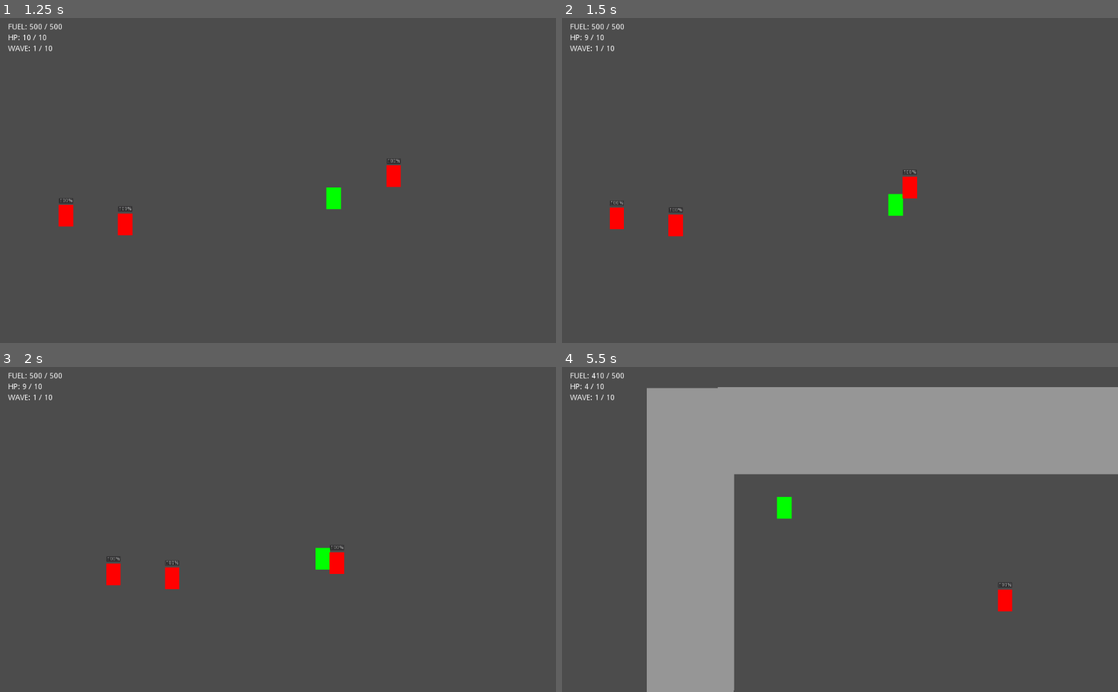
Above: before the commit, frames 1-4 (two rows, left to right).
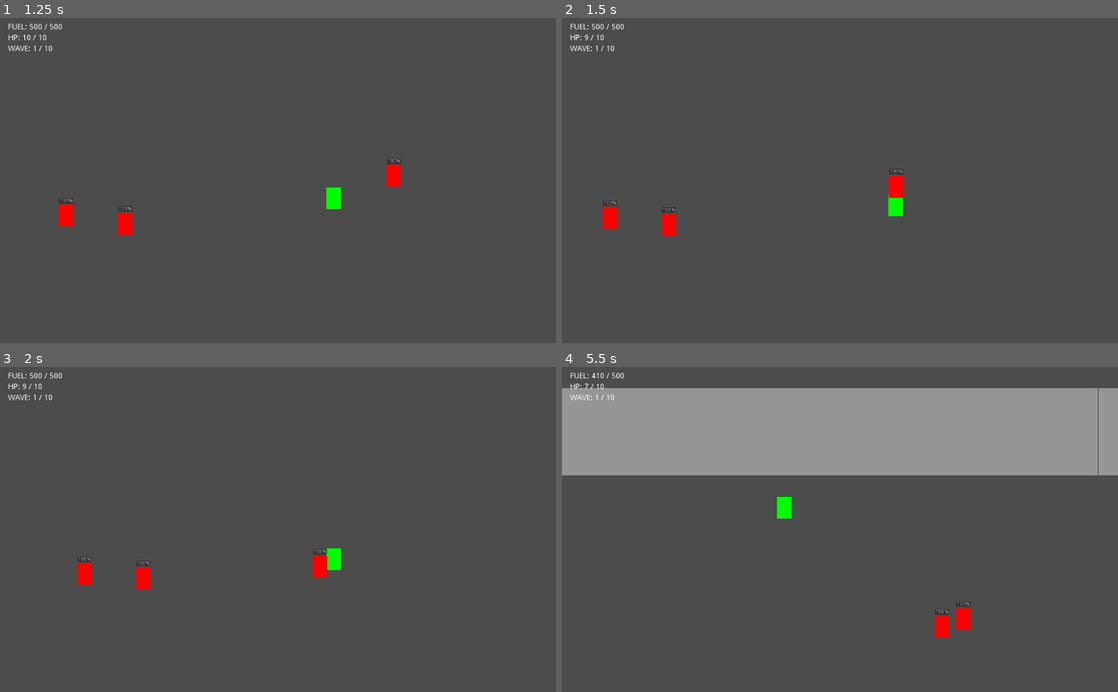
Above: after the commit, the same moments.

Repository: deengames/abu-hamid-x
Game: Godot game, scene res://prototype/Main.tscn
The game is run twice, just before and just after one commit, with the same random seed, the same clock (stepped at 60 frames per second) and the same inputs.
Inputs (mouse positions are in pixels of both pictures, inside the frame that each line leads up to):
- Up to frame 1 (1.25 s): tap Enter at 0.5 s; move the mouse to (400, 164) at 0.52 s; hold D (move_right) from 0.53 s (still down); click (400, 164) at 0.6 s; tap Space (jump) at 0.77 s
- Up to frame 2 (1.5 s): move the mouse to (728, 196) at 1.27 s; release D (move_right) at 1.28 s; hold S (move_down) from 1.28 s (still down); tap Shift (boost) at 1.35 s
- Up to frame 3 (2 s): keep holding S (move_down); tap Space (jump) at 1.52 s
- Up to frame 4 (5.5 s): move the mouse to (895, 458) at 2.02 s; release S (move_down) at 2.03 s; hold D (move_right) 2.03-2.78 s; tap Ctrl (toggle_jetpack) at 2.1, 5.1 s; move the mouse to (812, 594) at 2.77 s; hold W (move_up) 2.78-3.53 s; tap E at 2.85 s; click (812, 594) at 2.92 s; tap Space (jump) at 3.02, 3.77, 4.52 s; move the mouse to (1006, 578) at 3.52 s; hold A (move_left) 3.53-5.03 s; click (1006, 578) at 3.6 s; move the mouse to (673, 480) at 4.27 s; tap Shift (boost) at 4.35 s; move the mouse to (867, 529) at 5.02 s; hold S (move_down) from 5.03 s (still down); click (867, 529) at 5.17 s

Frame 1 is identical in both runs. In frame 2, 0.8% of the frame differs, in the area x 7-64%, y 46-68%; in frame 3, 1.2%; in frame 4, 16%, in the area x 0-100%, y 5-100%.

Commit message:
Less sensitive hitbox for player

Diff:
--- a/prototype/Character/Character.tscn
+++ b/prototype/Character/Character.tscn
@@ -2,7 +2,7 @@
 
 [ext_resource path="res://prototype/Character/Character.gd" type="Script" id=1]
 
-[node name="Character" type="RigidBody2D" index="0"]
+[node name="Character" type="RigidBody2D"]
 
 input_pickable = false
 collision_layer = 1
--- a/prototype/Character/Player/Player.tscn
+++ b/prototype/Character/Player/Player.tscn
@@ -8,9 +8,9 @@
 [sub_resource type="RectangleShape2D" id=1]
 
 custom_solver_bias = 0.0
-extents = Vector2( 20, 30 )
+extents = Vector2( 15, 25 )
 
-[node name="Player" instance=ExtResource( 1 )]
+[node name="Player" index="0" instance=ExtResource( 1 )]
 
 gravity_scale = 2.0
 script = ExtResource( 2 )
@@ -22,15 +22,15 @@
 jetpack_consumption_rate = 25
 jetpack_recharge_rate = 200
 
-[node name="Collision" parent="." index="0"]
-
-shape = SubResource( 1 )
-
-[node name="ColorBox" parent="." index="1"]
+[node name="ColorBox" parent="." index="0"]
 
 margin_top = -30.0
 margin_bottom = 30.0
 color = Color( 0, 1, 0, 1 )
+
+[node name="Collision" parent="." index="1"]
+
+shape = SubResource( 1 )
 
 [node name="Camera" type="Camera2D" parent="." index="2"]
 
